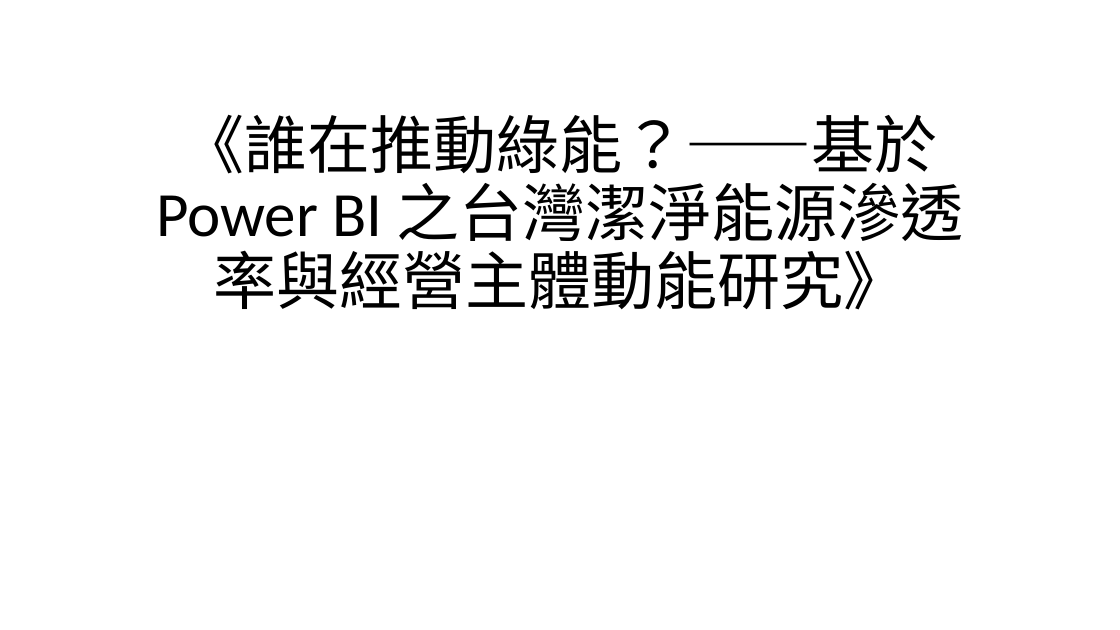
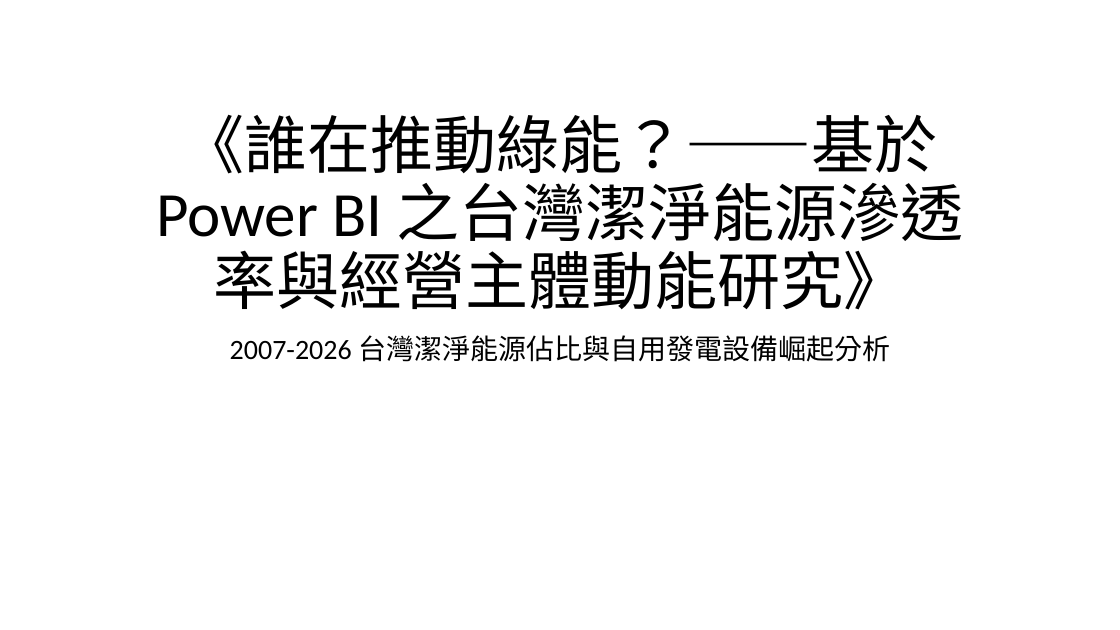
Before and after one commit to ericschu2022-ai/Final_Project, a slide deck: slide 1 of 《誰在推動綠能？——.pptx. Drawn at 1120x630 pixels with LibreOffice and Linux fonts; fonts in the diff are those of the drawing. Boxes give left, top, right and bottom in pixels: in the first picture for what was removed or moved away, otherwise in the second. Text is boxed around its words. In the diff, an @@ line names an element or a change of style, - is before the commit and + after.

```diff
--- a/《誰在推動綠能？——.pptx
+++ b/《誰在推動綠能？——.pptx
@@ subtitle added at [230,335,890,362], 24 pt, text #000000 @@
+2007-2026 台灣潔淨能源佔比與自用發電設備崛起分析
```
Also in this commit, not shown: 4 slides added, 1 other file.
